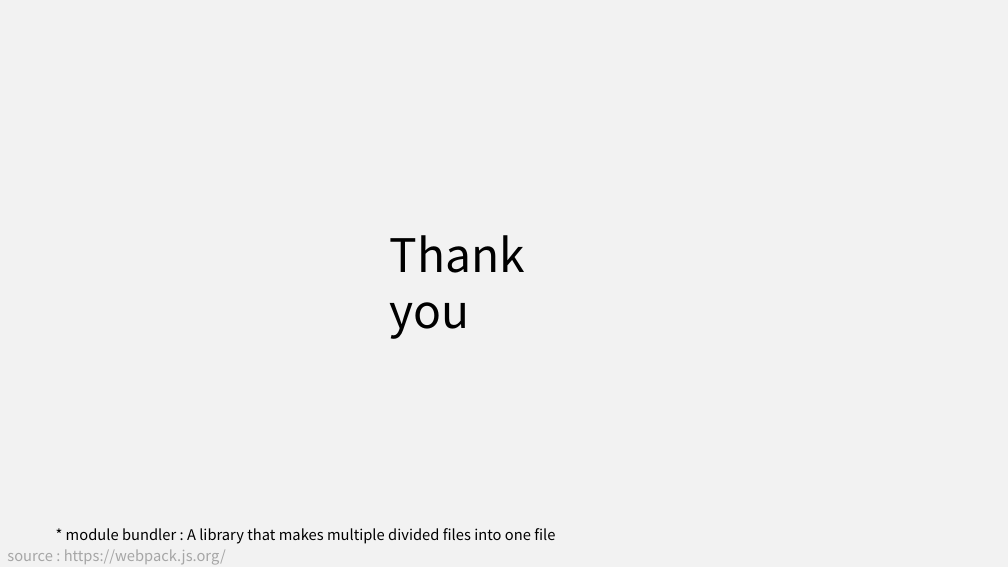
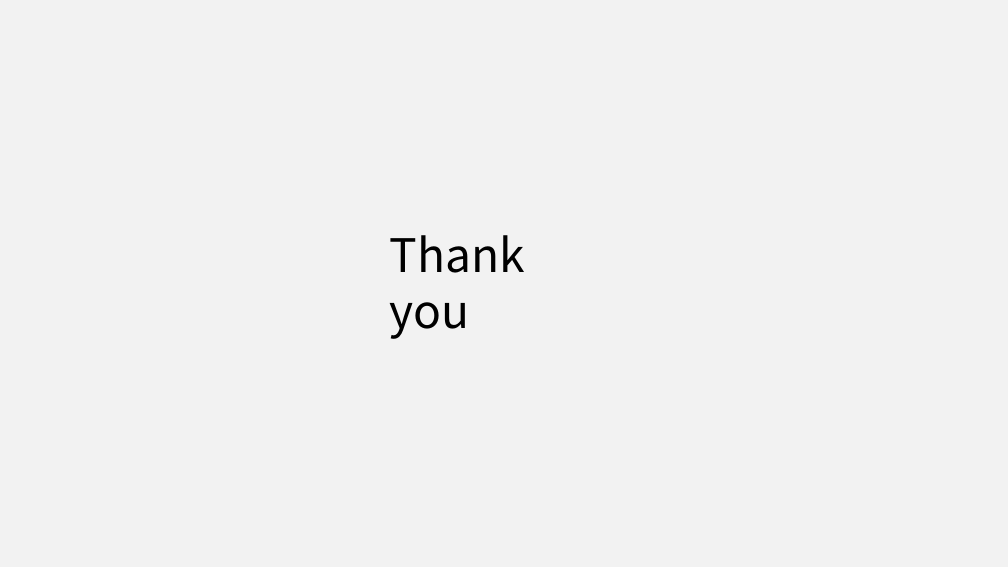
Before and after one commit to J3SUNG/Seminar, a slide deck: slide 28 of 210228_React_Hooks.pptx. Drawn at 1008x567 pixels with LibreOffice and Linux fonts; fonts in the diff are those of the drawing. Boxes give left, top, right and bottom in pixels: in the first picture for what was removed or moved away, otherwise in the second. Text is boxed around its words. In the diff, an @@ line names an element or a change of style, - is before the commit and + after.

```diff
--- a/210228_React_Hooks.pptx
+++ b/210228_React_Hooks.pptx
@@ text removed at [66, 528, 555, 544] @@
-* module bundler : A library that makes multiple divided files into one file
@@ text removed at [7, 549, 226, 565] @@
-source : https://webpack.js.org/
```
Also in this commit, not shown: 2 other slides changed, 1 other file.
